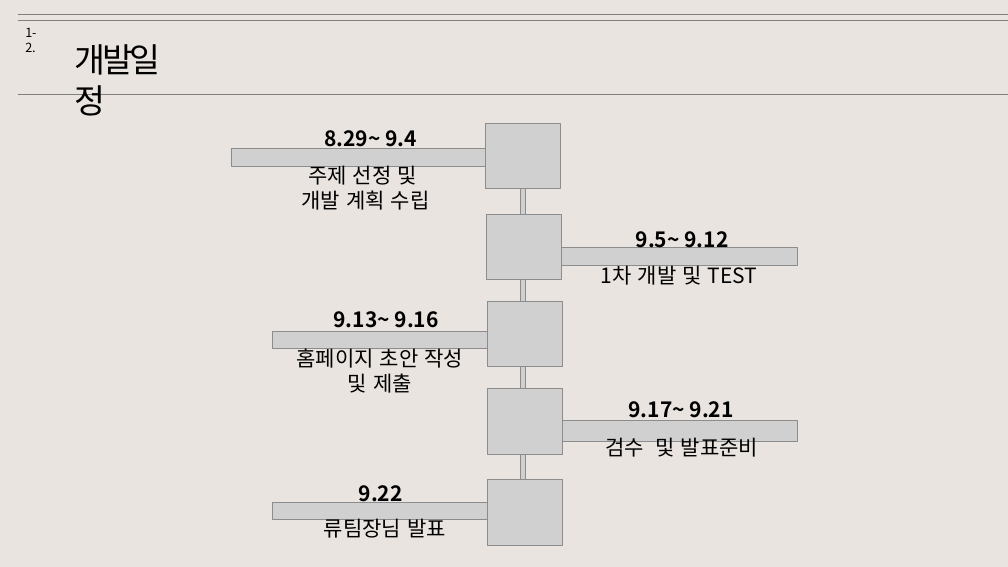
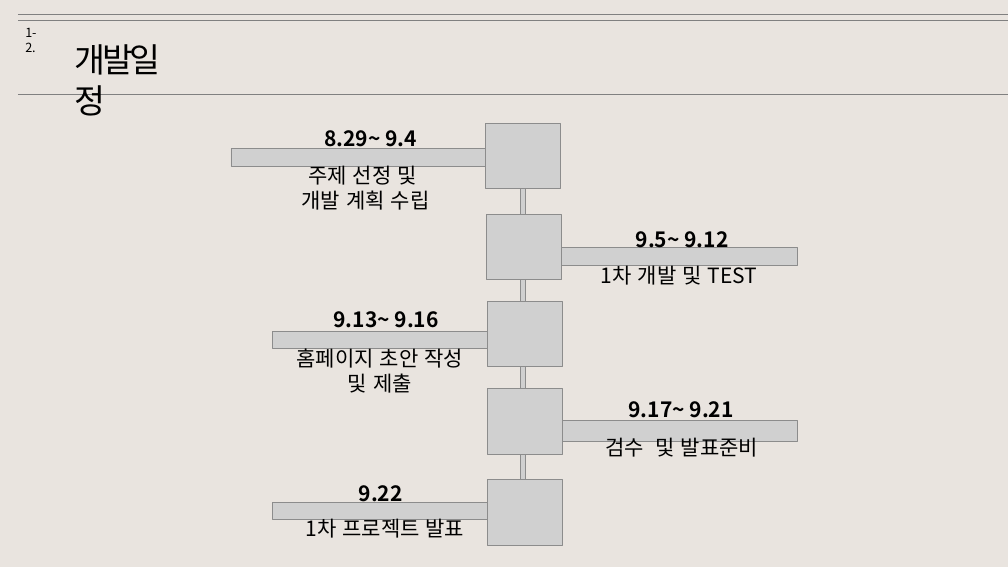
Before and after one commit to luvulmi/BBANGSHUTTLE_project, a slide deck: slide 5 of BBangSuttleProject/BBANG_SHUTTLE_ver2.pptx. Drawn at 1008x567 pixels with LibreOffice and Linux fonts; fonts in the diff are those of the drawing; grey boxes stand for pictures. Boxes give left, top, right and bottom in pixels: in the first picture for what was removed or moved away, otherwise in the second. Text is boxed around its words. In the diff, an @@ line names an element or a change of style, - is before the commit and + after.

```diff
--- a/BBangSuttleProject/BBANG_SHUTTLE_ver2.pptx
+++ b/BBangSuttleProject/BBANG_SHUTTLE_ver2.pptx
@@ text at <box>305,518,465,538</box>: text changed @@
-류팀장님 발표
+1차 프로젝트 발표
```
Also in this commit, not shown: 5 other slides changed.
